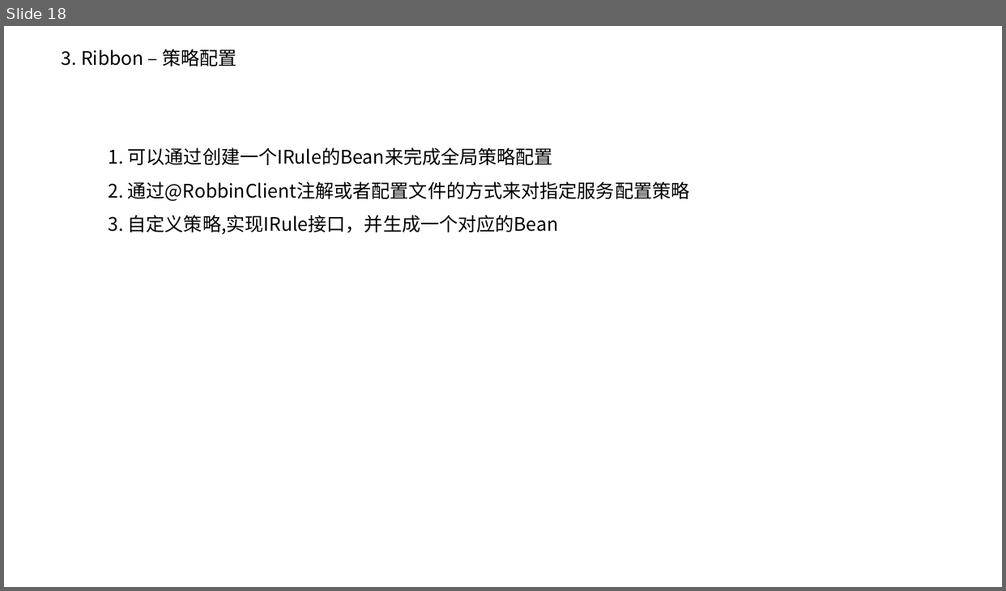
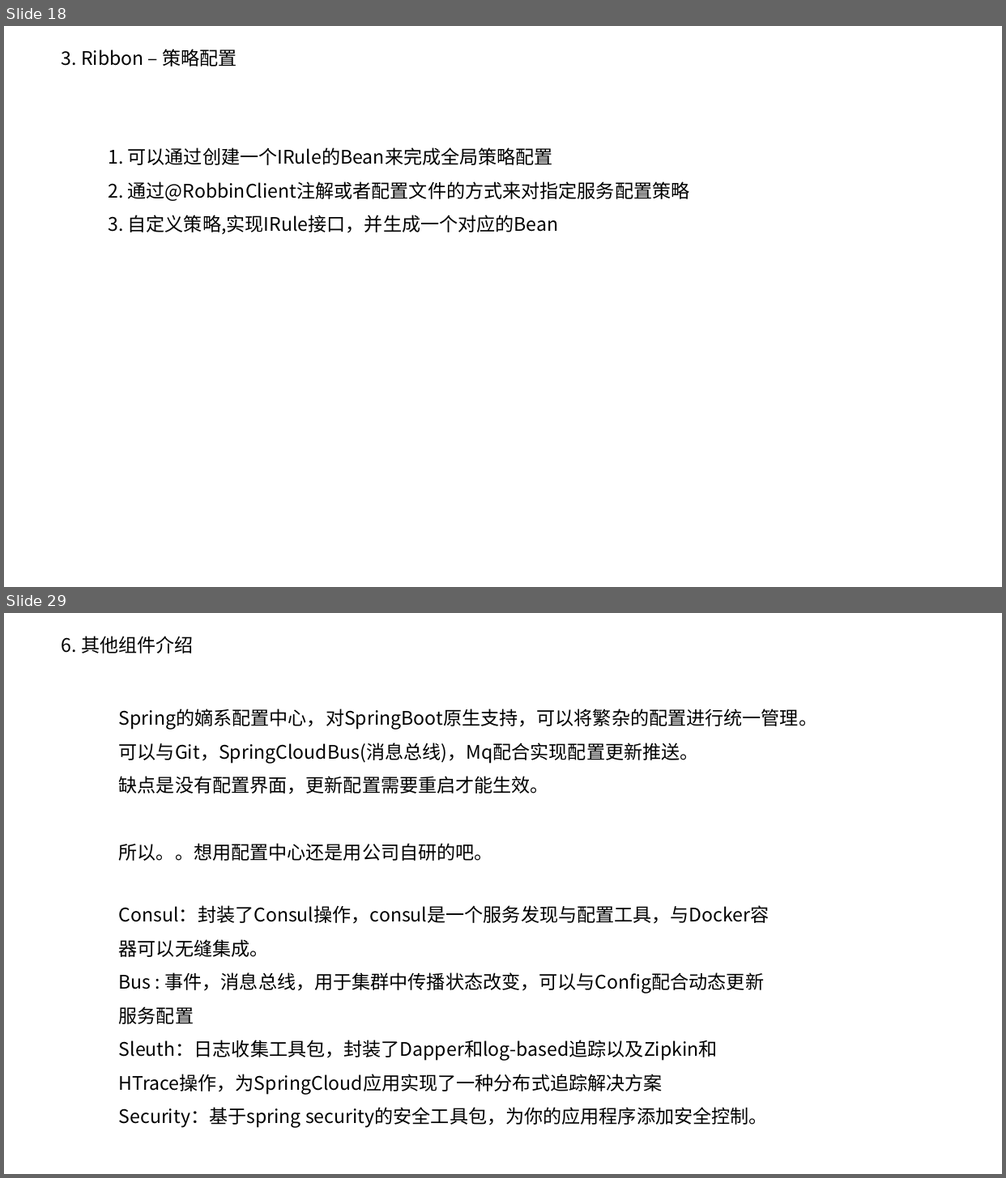
Before and after one commit to pd269hao/demo, a slide deck: doc/技术分享-SpringCloud-20190708.pptx. Shown one above the other, each under a label of ours: slide 18 before the commit, slides 18 and 29 after it; the slides between them are not shown. The pictures are 1006x591 and 1006x1178 pixels, drawn with LibreOffice and Linux fonts; fonts in the diff are those of the drawing; background and template pictures are left out. Boxes give left, top, right and bottom in pixels: in the first picture for what was removed or moved away, otherwise in the second. Text is boxed around its words. In the diff, an @@ line names an element or a change of style, - is before the commit and + after.

Commit message:
ppt更新

```diff
--- a/doc/技术分享-SpringCloud-20190708.pptx
+++ b/doc/技术分享-SpringCloud-20190708.pptx
@@ slide 29 added at (4,613,1002,1174), background #FFFFFF @@
@@ text added at (62,636,194,653), 18 pt, text #000000 @@
+6. 其他组件介绍
@@ text added at (119,709,817,861), 18 pt, text #000000 @@
+Spring的嫡系配置中心，对SpringBoot原生支持，可以将繁杂的配置进行统一管理。
+可以与Git，SpringCloudBus(消息总线)，Mq配合实现配置更新推送。
+缺点是没有配置界面，更新配置需要重启才能生效。
+所以。。想用配置中心还是用公司自研的吧。
@@ text added at (119,905,769,1128), 18 pt, text #000000 @@
+Consul：封装了Consul操作，consul是一个服务发现与配置工具，与Docker容器可以无缝集成。
+Bus : 事件，消息总线，用于集群中传播状态改变，可以与Config配合动态更新服务配置
+Sleuth：日志收集工具包，封装了Dapper和log-based追踪以及Zipkin和HTrace操作，为SpringCloud应用实现了一种分布式追踪解决方案
+Security：基于spring security的安全工具包，为你的应用程序添加安全控制。
```
Also in this commit, not shown: 1 slide changed, 12 other slides added, 13 slides removed, 2 other files.
